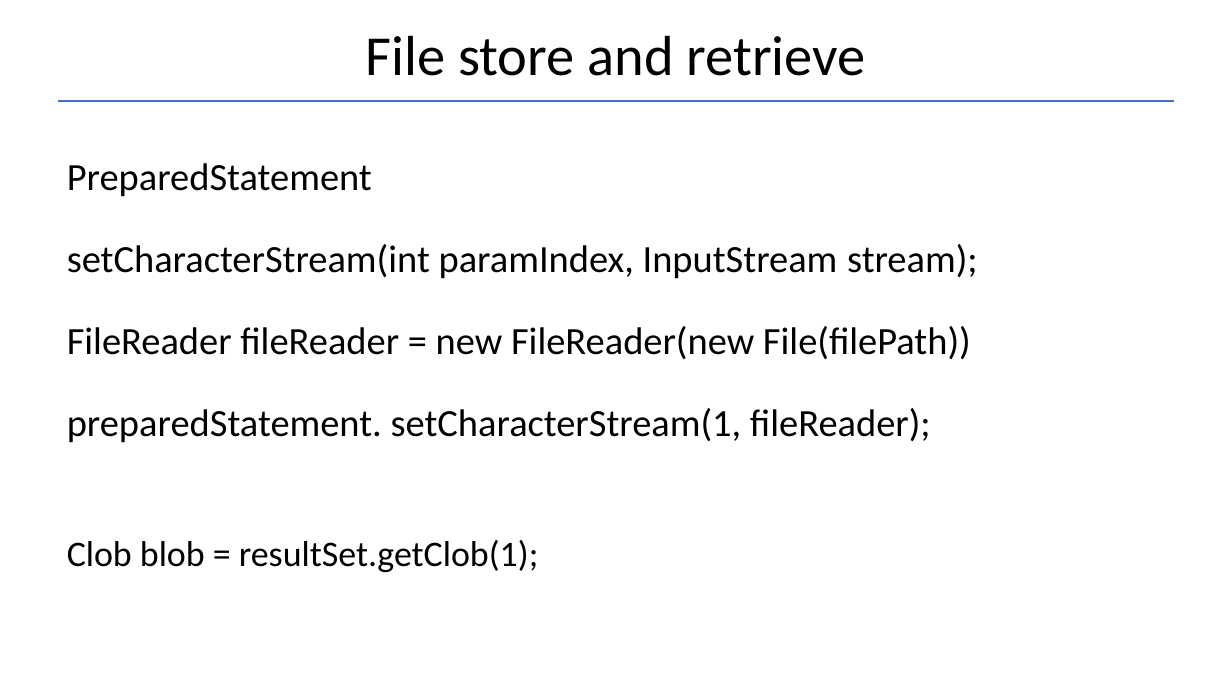
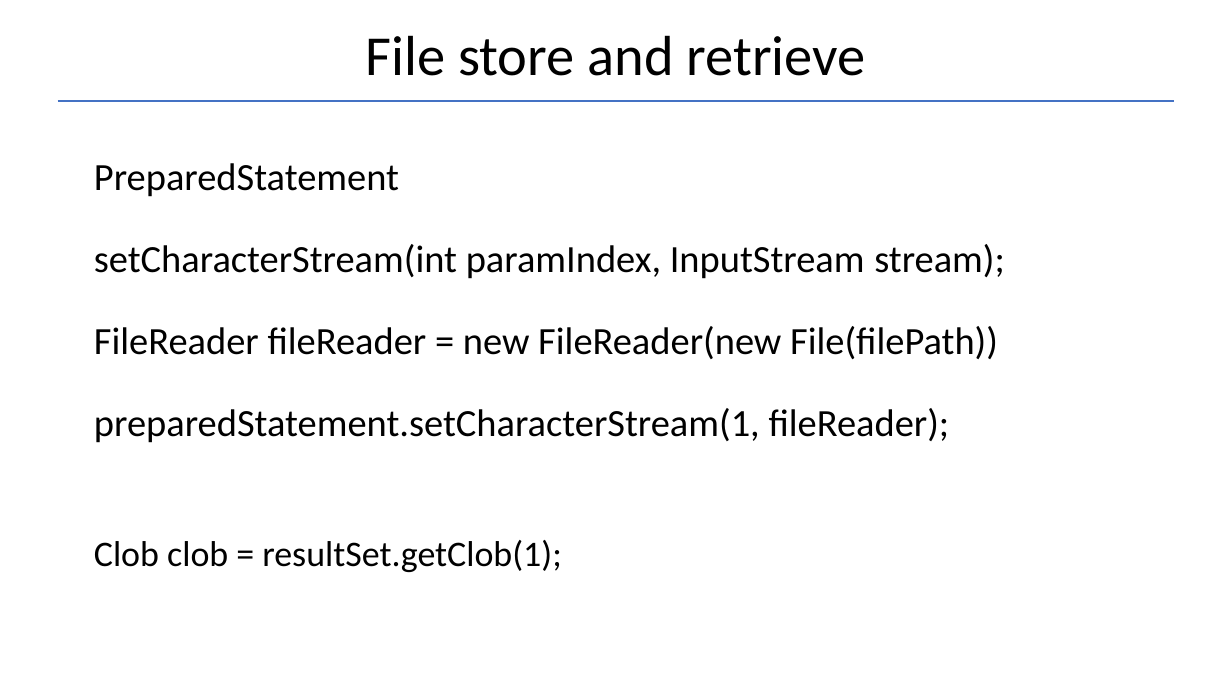
Before and after one commit to Garnik94/Levelup_presentations, a slide deck: slide 14 of JDBC/JDBC_Presentation.pptx (slide 13 before the commit). Drawn at 1232x693 pixels with LibreOffice and Linux fonts; fonts in the diff are those of the drawing. Boxes give left, top, right and bottom in pixels: in the first picture for what was removed or moved away, otherwise in the second. Text is boxed around its words. In the diff, an @@ line names an element or a change of style, - is before the commit and + after.

```diff
--- a/JDBC/JDBC_Presentation.pptx
+++ b/JDBC/JDBC_Presentation.pptx
@@ text "PreparedStatement": place and size @@
-text "PreparedStatement" at box(67, 163, 978, 572)
+text "PreparedStatement" at box(94, 163, 1005, 572)
@@ text at box(94, 408, 950, 572): text changed @@
-preparedStatement. setCharacterStream(1, fileReader);
-Clob blob = resultSet.getClob(1);
+preparedStatement.setCharacterStream(1, fileReader);
+Clob clob = resultSet.getClob(1);
```
Also in this commit, not shown: 11 other slides changed, 2 slides added, 4 other files.
